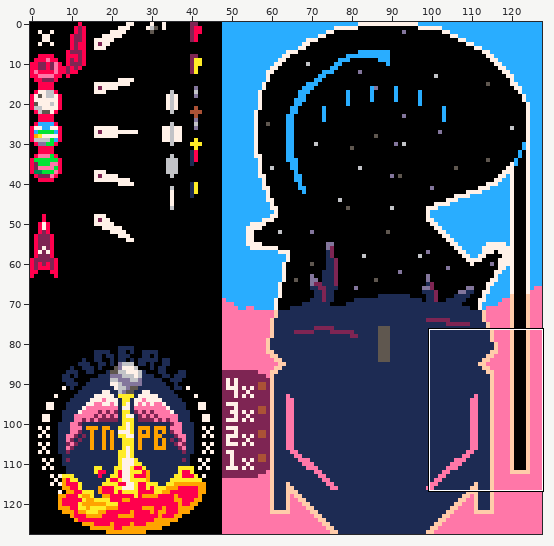
Edited in one commit: pixel-art file (spr.ase). The first picture is a wide view before the edit; the outline marks the close-up.
Close-up. Before the edit:
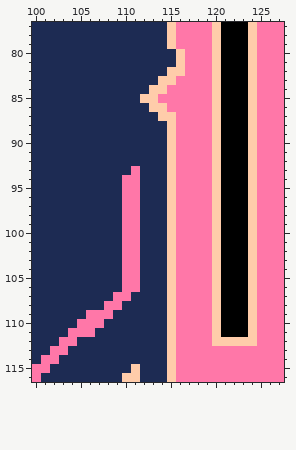
128x128 pixels, 1 frame. Shown: x 100..127, y 77..116.
Now the later version:
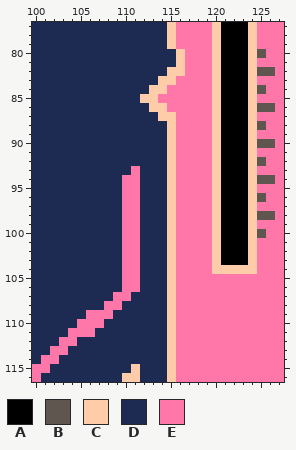
Palette (. is transparent): A #000000  B #5f574f  C #ffccaa  D #1d2b53  E #ff77a8
Edits made:
--- layer "Map"
@@ x 123..127 @@
  79 ACEEE
- 80 ACEEE
+ 80 ACBEE
  81 ACEEE
- 82 ACEEE
+ 82 ACBBE
  83 ACEEE
- 84 ACEEE
+ 84 ACBEE
  85 ACEEE
- 86 ACEEE
+ 86 ACBBE
  87 ACEEE
- 88 ACEEE
+ 88 ACBEE
  89 ACEEE
- 90 ACEEE
+ 90 ACBBE
  91 ACEEE
- 92 ACEEE
+ 92 ACBEE
  93 ACEEE
- 94 ACEEE
+ 94 ACBBE
  95 ACEEE
- 96 ACEEE
+ 96 ACBEE
  97 ACEEE
- 98 ACEEE
+ 98 ACBBE
  99 ACEEE
-100 ACEEE
+100 ACBEE
 101 ACEEE
@@ x 118..126 @@
 103 EECAAACEE
-104 EECAAACEE
-105 EECAAACEE
-106 EECAAACEE
-107 EECAAACEE
-108 EECAAACEE
-109 EECAAACEE
-110 EECAAACEE
-111 EECAAACEE
-112 EECCCCCEE
+104 EECCCCCEE
+105 EEEEEEEEE
+106 EEEEEEEEE
+107 EEEEEEEEE
+108 EEEEEEEEE
+109 EEEEEEEEE
+110 EEEEEEEEE
+111 EEEEEEEEE
+112 EEEEEEEEE
 113 EEEEEEEEE
Pixel boxes of the changes (left, top, right, bottom) in both close-ups:
changed: (257, 49, 275, 238)
changed: (212, 265, 257, 346)
